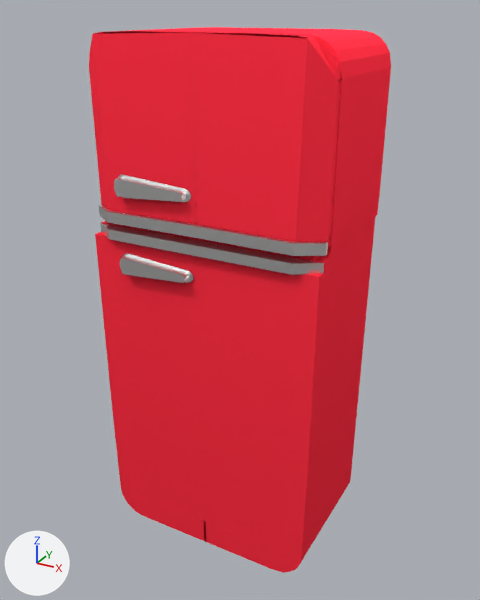
Renders of the Blender file 01-Models/mg-kuehlschrank.blend from each side of a commit.
Camera for both pictures: a 50 mm lens placed at (6.54, -11.66, 7.7), pointed at (0.08, 0.08, 1.83). Lighting does not change. The marker at lower left points along +X, +Y and +Z.

The first picture shows 'henkel', 'henkel.001', 'kühlschrank', 'tür'.
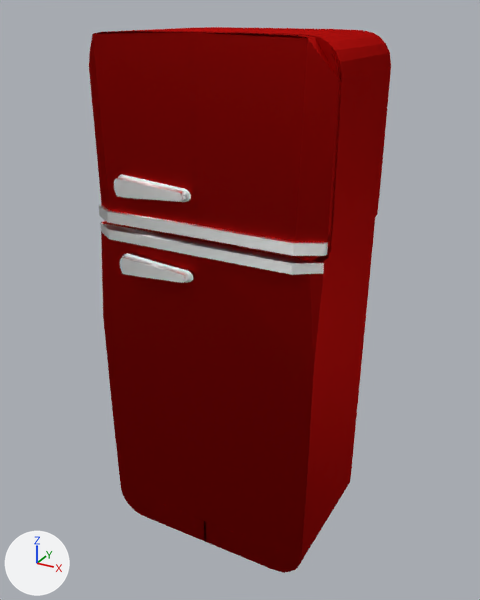
Boxes (x1, y1, x2, y2) around the edits, measured in the pictures (480 x 600 px; the box of a moved part takes in the faces that stretch with it):
```json
{"object": "kühlschrank", "change": "surface changed, recoloured", "before": [89, 27, 391, 556], "after": [89, 27, 391, 556]}
{"object": "tür", "change": "surface changed, recoloured, reshaped", "before": [95, 223, 324, 573], "after": [100, 223, 324, 573]}
{"object": "henkel", "change": "surface changed", "before": [114, 174, 191, 202], "after": [114, 174, 191, 202]}
{"object": "henkel.001", "change": "surface changed", "before": [120, 253, 193, 283], "after": [120, 253, 193, 283]}
{"part": 1, "of": "me_plane_004", "change": "moved or reshaped", "before": [95, 232, 323, 370], "after": [101, 232, 323, 370]}
```

Edits to the scene script, one JSON object a line:
```json
{"block": "mat_metall", "where": "n0 = _N.new('ShaderNodeOutputMaterial'); n0.name = 'Material Output'"}
{"op": "remove", "block": "mat_metall", "code": "n1 = _N.new('ShaderNodeBsdfAnisotropic'); n1.name = 'Glossy BSDF'"}
{"op": "remove", "block": "mat_metall", "code": "n1.distribution = 'GGX'"}
{"op": "remove", "block": "mat_metall", "code": "n1.inputs[1].default_value = 0.316  # 'Roughness'"}
{"op": "remove", "block": "mat_metall", "code": "_L.new(n1.outputs[0], n0.inputs[0])  # 'BSDF' to 'Surface'"}
{"op": "add", "block": "mat_metall", "code": "n2 = _N.new('ShaderNodeBsdfAnisotropic'); n2.name = 'Anisotropic BSDF'"}
{"op": "add", "block": "mat_metall", "code": "n2.distribution = 'GGX'"}
{"op": "add", "block": "mat_metall", "code": "n2.inputs[1].default_value = 0.447  # 'Roughness'"}
{"op": "add", "block": "mat_metall", "code": "n2.inputs[2].default_value = 0.5  # 'Anisotropy'"}
{"op": "add", "block": "mat_metall", "code": "_L.new(n2.outputs[0], n0.inputs[0])  # 'BSDF' to 'Surface'"}
{"block": "mat_red", "where": "n0 = _N.new('ShaderNodeOutputMaterial'); n0.name = 'Material Output'"}
{"op": "remove", "block": "mat_red", "code": "n1 = _N.new('ShaderNodeBsdfDiffuse'); n1.name = 'Diffuse BSDF'"}
{"op": "remove", "block": "mat_red", "code": "n1.inputs[0].default_value = (0.8, 0.0234, 0.0451, 1.0)  # 'Color', red #e72a3c"}
{"op": "remove", "block": "mat_red", "code": "_L.new(n1.outputs[0], n0.inputs[0])  # 'BSDF' to 'Surface'"}
{"op": "add", "block": "mat_red", "code": "n2 = _N.new('ShaderNodeBsdfAnisotropic'); n2.name = 'Glossy BSDF'"}
{"op": "add", "block": "mat_red", "code": "n2.distribution = 'GGX'"}
{"op": "add", "block": "mat_red", "code": "n2.inputs[0].default_value = (0.332, 0.00439, 0.00368, 1.0)  # 'Color', red #9c0e0c"}
{"op": "add", "block": "mat_red", "code": "n2.inputs[1].default_value = 0.447  # 'Roughness'"}
{"op": "add", "block": "mat_red", "code": "_L.new(n2.outputs[0], n0.inputs[0])  # 'BSDF' to 'Surface'"}
{"block": "me_plane_004", "where": "me_plane_004.from_pydata(...)  # 55 vertices, 37 faces, 2 loose edges; spans x -2.52..0.03, y -1.33..-1.0, z -3.8..3.59"}
{"block": "me_plane_004", "where": "# used by ob_tür; location = (0.0, -0.27, 0.0)"}
{"block": "me_plane_004", "change": "me_plane_004 part 1"}
{"op": "set", "path": "me_plane_004.vertices[33].co", "old": "(-2.52, -1.2, 3.38)", "new": "(-2.32, -1.13, 3.38)", "note": "pixel (95, 234) -> pixel (104, 234)"}
```
